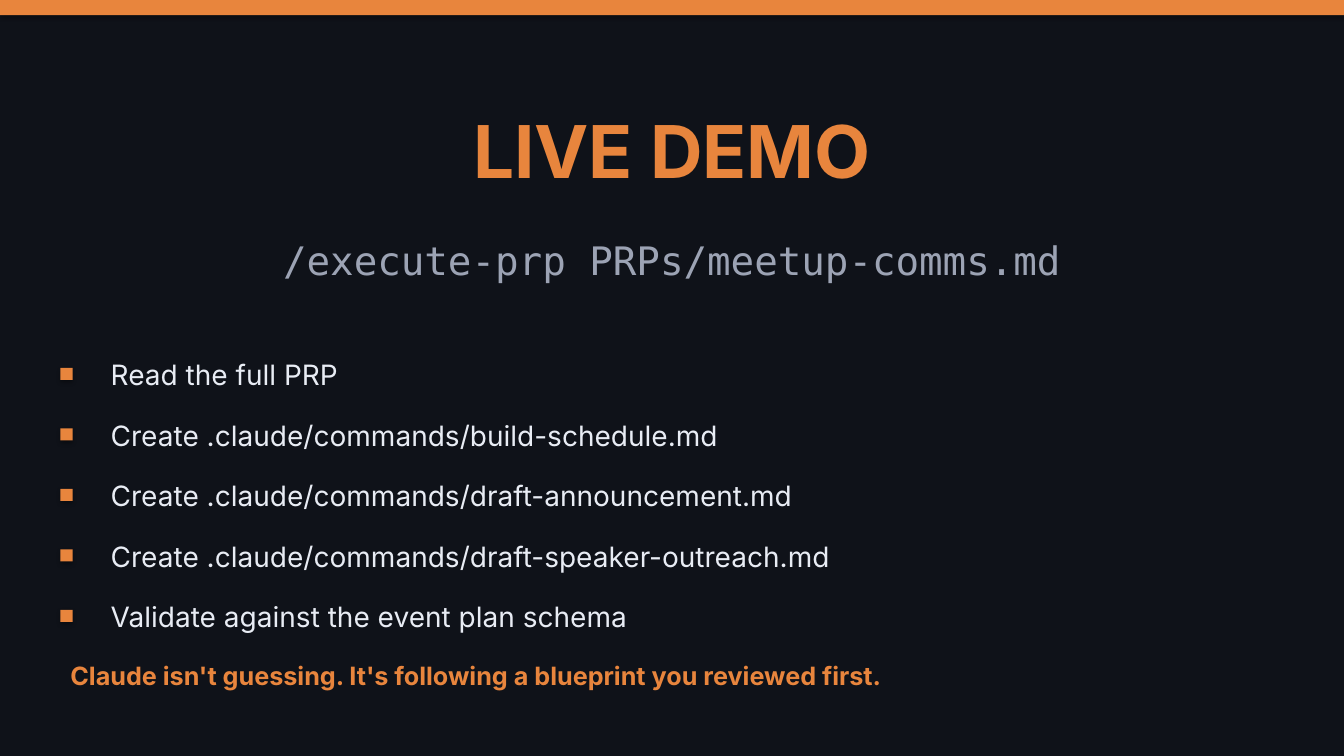
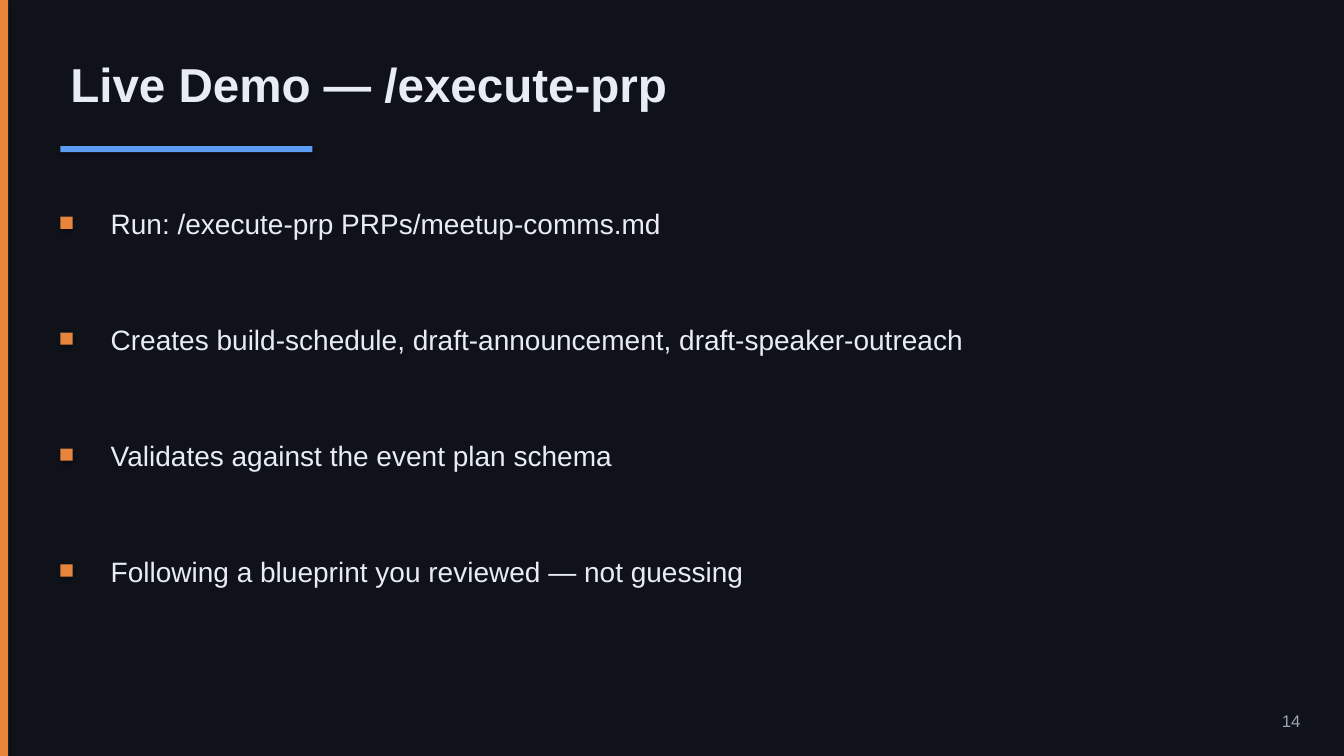
Before and after one commit to nickyeager/tucson-claude-code-meetup, a slide deck: slide 14 of slides/session-2-context-engineering.pptx. Drawn at 1344x756 pixels with LibreOffice and Linux fonts; fonts in the diff are those of the drawing. Boxes give left, top, right and bottom in pixels: in the first picture for what was removed or moved away, otherwise in the second. Text is boxed around its words. In the diff, an @@ line names an element or a change of style, - is before the commit and + after.

```diff
--- a/slides/session-2-context-engineering.pptx
+++ b/slides/session-2-context-engineering.pptx
@@ rectangle: place and size @@
-rectangle at [0, 0, 1344, 15]
+rectangle at [0, 0, 8, 756]
@@ text at [70, 67, 667, 112]: text changed; size 52 to 34 pt; font Inter to Arial; text colour #E8853D to #E8ECF4 @@
-LIVE DEMO
+Live Demo — /execute-prp
@@ rectangle added at [60, 146, 313, 152], fill #5B9CF5 @@
@@ rectangle: place and size @@
-rectangle at [60, 368, 73, 380]
+rectangle at [60, 217, 73, 229]
@@ text at [111, 213, 660, 239]: text changed; size 28 to 20 pt; font DejaVu Sans Mono to Arial; text colour #9CA3B4 to #E8ECF4 @@
-/execute-prp PRPs/meetup-comms.md
+Run: /execute-prp PRPs/meetup-comms.md
@@ text at [111, 329, 962, 355]: text changed; font Inter to Arial @@
-Create .claude/commands/build-schedule.md
+Creates build-schedule, draft-announcement, draft-speaker-outreach
@@ rectangle: place and size @@
-rectangle at [60, 429, 73, 441]
+rectangle at [60, 333, 73, 345]
@@ text removed at [111, 363, 338, 386] @@
-Read the full PRP
@@ rectangle: place and size @@
-rectangle at [60, 489, 73, 501]
+rectangle at [60, 449, 73, 461]
@@ text at [111, 445, 612, 471]: text changed; font Inter to Arial @@
-Validate against the event plan schema
+Validates against the event plan schema
@@ text removed at [111, 484, 792, 509] @@
-Create .claude/commands/draft-announcement.md
@@ rectangle: place and size @@
-rectangle at [60, 549, 73, 562]
+rectangle at [60, 565, 73, 577]
@@ text at [111, 561, 743, 587]: text changed; font Inter to Arial @@
-Create .claude/commands/draft-speaker-outreach.md
+Following a blueprint you reviewed — not guessing
@@ rectangle removed at [60, 610, 73, 622] @@
@@ text removed at [70, 665, 881, 690] @@
-Claude isn't guessing. It's following a blueprint you reviewed first.
@@ text added at [1282, 715, 1301, 727], 12 pt, text #9CA3B4 @@
+14
```
Also in this commit, not shown: 17 other slides changed, 4 slides added, 4 slides removed, 4 other files.
